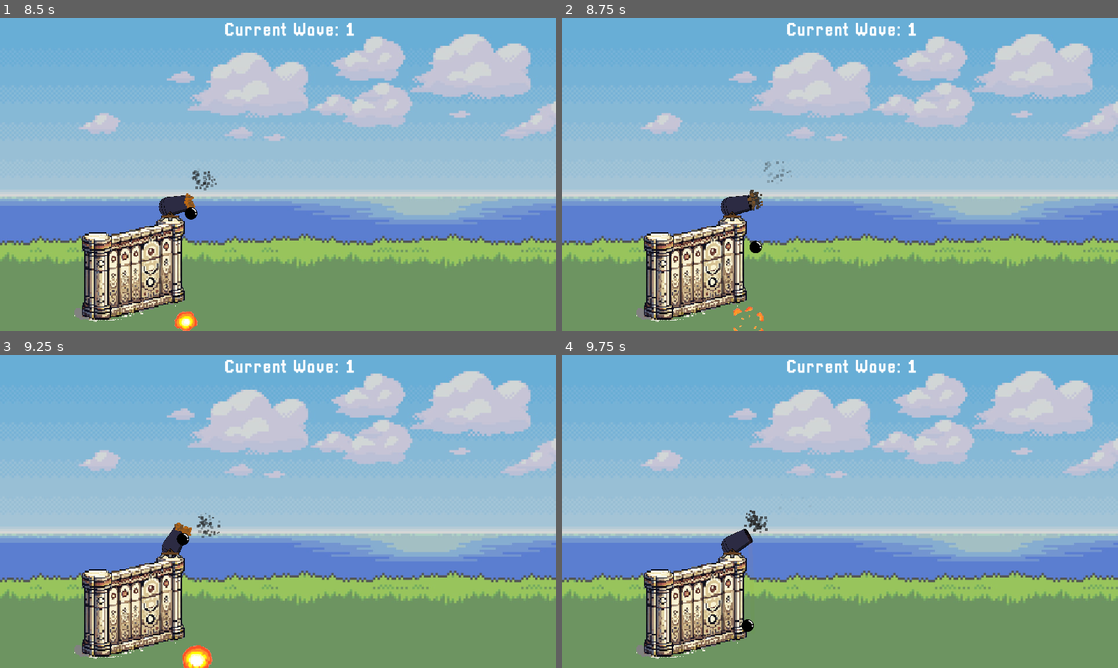
Above: before the commit, frames 1-4 (two rows, left to right).
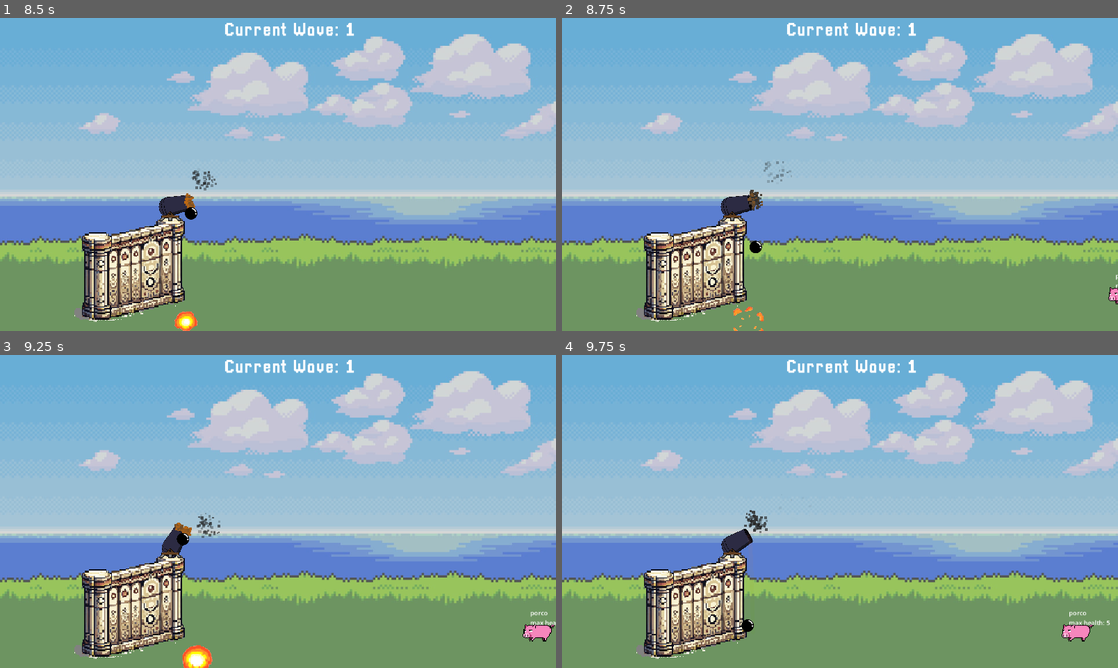
Above: after the commit, the same moments.

Repository: GabrFelps/Protect-LABIRAS
Game: Godot game, scene res://scenes/menu.tscn
Same seed, same stepped clock (60 frames per second), same inputs: the game is played once before the commit and once after it.
Inputs (mouse positions are in pixels of both pictures, inside the frame that each line leads up to):
- Up to frame 1 (8.5 s): tap Enter at 0.5 s; move the mouse to (400, 158) at 0.52 s; click (400, 158) at 0.67 s; move the mouse to (166, 190) at 1.27 s; click (166, 190) at 1.42 s; tap Space at 2 s; move the mouse to (333, 105) at 2.02 s; click (333, 105) at 2.17 s; move the mouse to (250, 237) at 2.77 s; click (250, 237) at 2.92 s; move the mouse to (444, 221) at 3.52 s; click (444, 221) at 3.67 s; click "START" at 4.25 s; click "START" at 5 s; move the mouse to (111, 127) at 5.77 s; click (111, 127) at 5.92 s; move the mouse to (305, 174) at 6.52 s; click (305, 174) at 6.67 s; move the mouse to (194, 96) at 7.27 s; click (194, 96) at 7.42 s; move the mouse to (400, 158) at 8.02 s; click (400, 158) at 8.17 s
- Up to frame 2 (8.75 s): no input
- Up to frame 3 (9.25 s): move the mouse to (166, 527) at 8.77 s; click (166, 527) at 8.92 s
- Up to frame 4 (9.75 s): move the mouse to (895, 442) at 9.52 s; click (895, 442) at 9.67 s

Frame 1 is identical in both runs. In frame 2, less than 0.1% of the frame differs, in the area x 98-100%, y 82-92%; in frame 3, 0.3%; in frame 4, 0.3%, in the area x 89-99%, y 82-92%.

Commit message:
feat: criada partícula de explosão do inimigo ao colidir com o muro

Diff:
--- /dev/null
+++ b/game/scenes/death_particle.tscn
@@ -0,0 +1,35 @@
+[gd_scene load_steps=6 format=3 uid="uid://cd53iuowivrno"]
+
+[sub_resource type="Gradient" id="Gradient_pgfu2"]
+offsets = PackedFloat32Array(0.528889, 1)
+colors = PackedColorArray(1, 1, 1, 1, 1, 1, 1, 0)
+
+[sub_resource type="GradientTexture1D" id="GradientTexture1D_53x3h"]
+gradient = SubResource("Gradient_pgfu2")
+
+[sub_resource type="Curve" id="Curve_r60gq"]
+_data = [Vector2(0, 1), 0.0, 0.0, 0, 0, Vector2(1, 0), 0.0, 0.0, 0, 0]
+point_count = 2
+
+[sub_resource type="CurveTexture" id="CurveTexture_mlxln"]
+curve = SubResource("Curve_r60gq")
+
+[sub_resource type="ParticleProcessMaterial" id="ParticleProcessMaterial_1m7fe"]
+lifetime_randomness = 0.5
+particle_flag_disable_z = true
+spread = 180.0
+initial_velocity_min = 500.0
+initial_velocity_max = 500.0
+gravity = Vector3(0, 0, 0)
+scale_min = 20.0
+scale_max = 20.0
+scale_curve = SubResource("CurveTexture_mlxln")
+color_ramp = SubResource("GradientTexture1D_53x3h")
+
+[node name="DeathParticle" type="GPUParticles2D"]
+self_modulate = Color(0.815686, 0, 0, 1)
+emitting = false
+amount = 50
+process_material = SubResource("ParticleProcessMaterial_1m7fe")
+one_shot = true
+explosiveness = 1.0
--- a/game/scenes/enemies/café.tscn
+++ b/game/scenes/enemies/café.tscn
@@ -36,7 +36,7 @@
 shape = SubResource("CapsuleShape2D_0mweq")
 
 [node name="Label" type="Label" parent="."]
-offset_left = -26.0
-offset_top = -117.0
-offset_right = 14.0
-offset_bottom = -94.0
+offset_left = -23.0
+offset_top = -100.0
+offset_right = 17.0
+offset_bottom = -77.0
--- a/game/scenes/enemies/porco.tscn
+++ b/game/scenes/enemies/porco.tscn
@@ -1,18 +1,23 @@
-[gd_scene load_steps=5 format=3 uid="uid://blhxytlkouxk2"]
+[gd_scene load_steps=7 format=3 uid="uid://blhxytlkouxk2"]
 
 [ext_resource type="Script" path="res://scripts/enemy.gd" id="1_g2db5"]
+[ext_resource type="PackedScene" uid="uid://cd53iuowivrno" path="res://scenes/death_particle.tscn" id="2_0v3b5"]
 [ext_resource type="Material" uid="uid://5uyelryd28li" path="res://assets/shaders/hit_flash.tres" id="2_ag2v1"]
 [ext_resource type="SpriteFrames" uid="uid://bvwc1ii3qg7jy" path="res://animations/porco.tres" id="3_8vhu3"]
+
+[sub_resource type="CapsuleShape2D" id="CapsuleShape2D_70d1s"]
+radius = 45.0
+height = 90.0
 
 [sub_resource type="CapsuleShape2D" id="CapsuleShape2D_0mweq"]
 radius = 2.60939
 height = 10.8338
 
 [node name="Enemy" type="CharacterBody2D"]
-collision_layer = 2
-collision_mask = 0
-motion_mode = 1
+collision_layer = 0
+collision_mask = 3
 script = ExtResource("1_g2db5")
+deathParticle = ExtResource("2_0v3b5")
 my_key = "porco"
 
 [node name="Sprite" type="AnimatedSprite2D" parent="."]
@@ -23,14 +28,15 @@
 autoplay = "default"
 
 [node name="Hitbox" type="Area2D" parent="."]
-collision_layer = 0
+collision_layer = 2
 collision_mask = 4
 
 [node name="CollisionShape2D" type="CollisionShape2D" parent="Hitbox"]
+shape = SubResource("CapsuleShape2D_70d1s")
 
 [node name="Hurtbox" type="Area2D" parent="."]
-collision_layer = 2
-collision_mask = 0
+collision_layer = 3
+collision_mask = 6
 
 [node name="CollisionShape2D" type="CollisionShape2D" parent="Hurtbox"]
 rotation = 1.5708
@@ -38,7 +44,7 @@
 shape = SubResource("CapsuleShape2D_0mweq")
 
 [node name="Label" type="Label" parent="."]
-offset_left = -26.0
-offset_top = -117.0
-offset_right = 14.0
-offset_bottom = -94.0
+offset_left = -19.0
+offset_top = -62.0
+offset_right = 21.0
+offset_bottom = -39.0
--- a/game/scenes/wall.tscn
+++ b/game/scenes/wall.tscn
@@ -7,6 +7,8 @@
 
 [node name="Wall" type="Area2D"]
 scale = Vector2(2.5, 2.5)
+collision_layer = 4
+collision_mask = 2
 script = ExtResource("1_y88lp")
 
 [node name="Sprite" type="Sprite2D" parent="."]
@@ -14,10 +16,13 @@
 texture = ExtResource("2_g3kaw")
 
 [node name="HurtBox" type="Area2D" parent="."]
-collision_layer = 4
-collision_mask = 0
+collision_layer = 0
+collision_mask = 2
 
 [node name="CollisionShape2D" type="CollisionShape2D" parent="HurtBox"]
 texture_filter = 1
 scale = Vector2(6.23566, 6.23566)
 shape = SubResource("RectangleShape2D_sbhm2")
+
+[connection signal="body_entered" from="." to="." method="_on_body_entered"]
+[connection signal="area_entered" from="HurtBox" to="." method="_on_hurt_box_area_entered"]
--- a/game/scripts/enemy.gd
+++ b/game/scripts/enemy.gd
@@ -1,5 +1,6 @@
 extends CharacterBody2D
 
+@export var deathParticle : PackedScene;
 @export var my_key : String
 @export var MAX_HEALTH : int = 3;
 @export var DAMAGE : int = 20;
@@ -17,7 +18,7 @@
 	wave_min = int(Global.enemy_db.get(my_key).get("wave_min"));
 	Global.enemyNode = self;
 	initialize()
-	velocity.x = -SPEED;
+	velocity.x = -120;
 	health = MAX_HEALTH;
 	label.text = my_key +"\nmax health: " + str(MAX_HEALTH);
 
@@ -52,3 +53,10 @@
 	sprite_node.material.set("shader_parameter/active", true);
 	await (get_tree().create_timer(0.15).timeout);
 	sprite_node.material.set("shader_parameter/active", false);
+
+## função para acionar partícula de explosão
+func init_explosion() -> void:
+	var _particle = deathParticle.instantiate();
+	_particle.position = global_position;
+	_particle.rotation = global_rotation;
+	_particle.emitting = true;
--- a/game/scripts/wall.gd
+++ b/game/scripts/wall.gd
@@ -29,3 +29,6 @@
 	health -= attack.attack_damage;
 	if health <= 0:
 		pass
+
+func _on_hurt_box_area_entered(area):
+	print("inimigo entrou com força")
